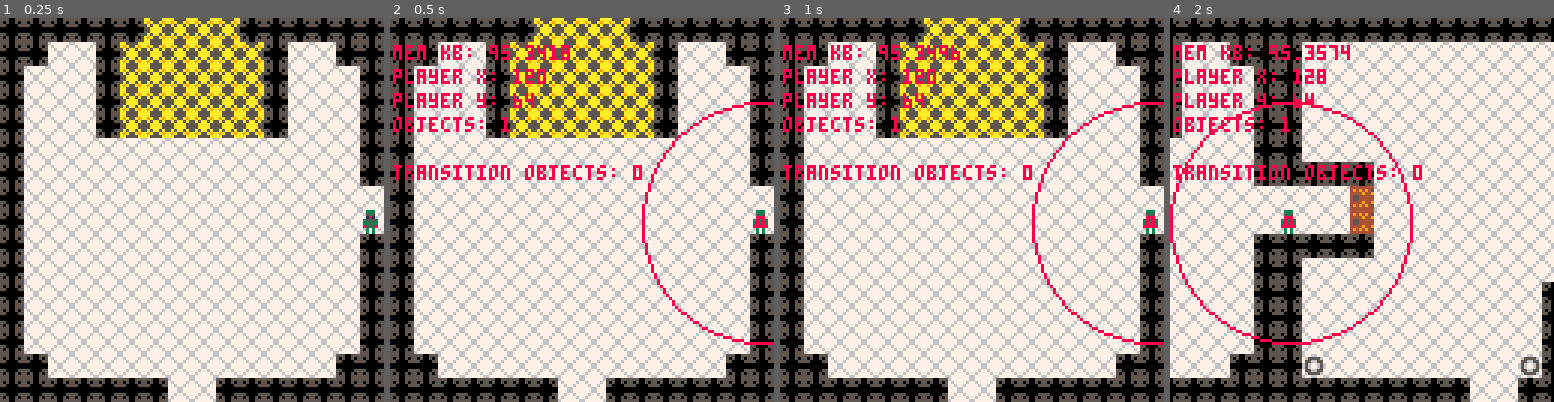
Above: before the commit, frames 1-4 (left to right).
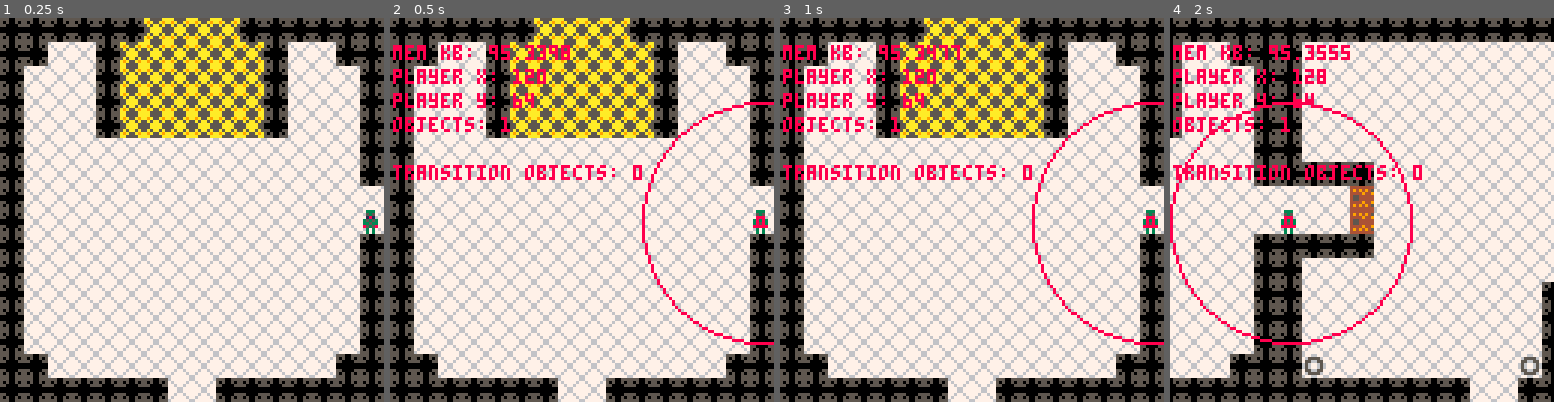
Above: after the commit, the same moments.

Repository: rledford/pico-door
Game: PICO-8 cartridge door.p8
The game is run twice, just before and just after one commit, with the same random seed, the same clock (stepped at 60 frames per second) and the same inputs.
Inputs:
- Up to frame 1 (0.25 s): no input
- Up to frame 2 (0.5 s): tap X (X key) at 0.33 s
- Up to frame 3 (1 s): tap O (Z key) at 0.7 s
- Up to frame 4 (2 s): tap X (X key) at 1.07, 1.85 s; hold Right from 1.6 s (still down); tap O (Z key) at 1.7 s

Frame 1 is identical in both runs. In frame 2, less than 0.1% of the frame differs, in the area x 38-44%, y 7-11%; in frame 3, less than 0.1%; in frame 4, less than 0.1%.

Commit message:
Make skull fire faster. Change skull projectile speed and anim.

Diff:
--- a/door.p8
+++ b/door.p8
@@ -239,7 +239,7 @@
 		this.target = nil -- could implement homing
 		this.hitbox = {x=3,y=3,w=2,h=2}
 		this.threat = -1
-		this.spd = 1.25
+		this.spd = 0
 		this.direction = {x=0, y=0}
 		this.lifetime = 120
 		this.collision_groups = {}
@@ -360,7 +360,7 @@
 
 skull_type = {
 	init=function(this)
-		this.fire_rate=90
+		this.fire_rate=45
 		this.fire_timer=0
 		this.hitbox={x=1,y=2,w=6,h=5}
 		this.target=nil
@@ -384,7 +384,7 @@
 		if this.target ~= nil and this.fire_timer <= 0 and ceil(rnd(100)) > 50 then
 			this.fire_timer = this.fire_rate
 			local dir = get_direction({x=this.x, y=this.y}, {x=this.target.x, y=this.target.y})
-			local proj = make_projectile(this.x, this.y, make_animation({46,47}, 8), 1, 0.5, dir)
+			local proj = make_projectile(this.x, this.y, make_animation({62,63}, 8), 2, 0.75, dir)
 			add(proj.collision_groups, PLAYER_GROUP)
 		end
 		this.anim.update()
@@ -931,12 +931,12 @@
 00303000000000000000000000000000000000000000000000000000000000000000000000000000000000000000000000000000000000000099990000aaaa00
 00303000000000000000000000000000000000000000000000000000000000000000000000000000000000000000000000000000000000000000000000000000
 00003000000000000111111001111110000000000009900000999900000000000e2ee2e000000000000000000000000000000000000000000000000000000000
-000330000000300011111111011111100008888809299290009229000e2ee2e0022ee220000000000000000000000000000000000000000000eef200002eee00
-00333300000330001211112111111111008999980299992009722790022ee220022ee220000000000000000000000000000000000000000002e22ee00ef22f20
-033bb33000333300122112211111111108aa9aa89299992992722729022ee2202ee22ee200000000000000000000000000000000000000000f2fe2e00e2ef2e0
-03b33b30033bb33012e11e211211112189a99a9899999999922222292ee22ee2029aa92000000000000000000000000000000000000000000e2ef2f00e2fe2e0
-03b37b3033b33b3312e11e2112e11e2108aaa988997227999722227902eeee200aa99aa000000000000000000000000000000000000000000ee22e2002f22fe0
-033bb33033b37b33111111111111111100888800097997900972279002eeee20029aa9200000000000000000000000000000000000000000002fee0000eee200
+000330000000300011111111011111100008888809299290009229000e2ee2e0022ee22000000000000000000000000000000000000000000099ab0000b99900
+00333300000330001211112111111111008999980299992009722790022ee220022ee22000000000000000000000000000000000000000000b9bb99009abbab0
+033bb33000333300122112211111111108aa9aa89299992992722729022ee2202ee22ee200000000000000000000000000000000000000000aba9b9009b9ab90
+03b33b30033bb33012e11e211211112189a99a9899999999922222292ee22ee2029aa920000000000000000000000000000000000000000009b9aba009ba9b90
+03b37b3033b33b3312e11e2112e11e2108aaa988997227999722227902eeee200aa99aa00000000000000000000000000000000000000000099bb9b00babba90
+033bb33033b37b33111111111111111100888800097997900972279002eeee20029aa920000000000000000000000000000000000000000000ba990000999b00
 00333300033bb3300111111001111110000000000099990000999900002ee200002ee20000000000000000000000000000000000000000000000000000000000
 
 
